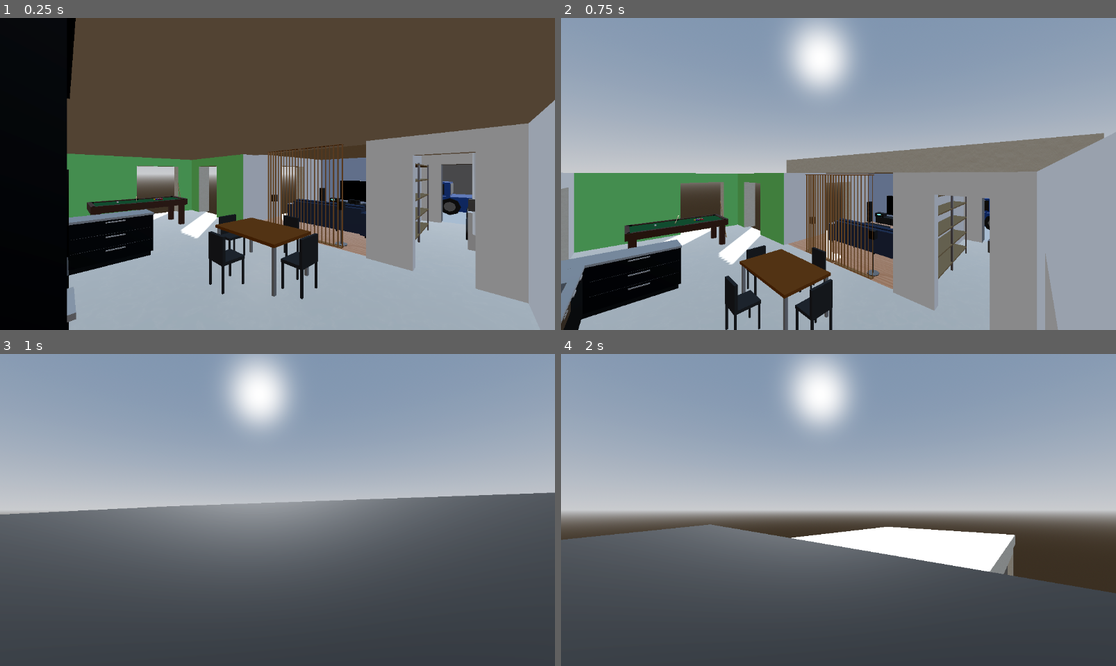
Above: before the commit, frames 1-4 (two rows, left to right).
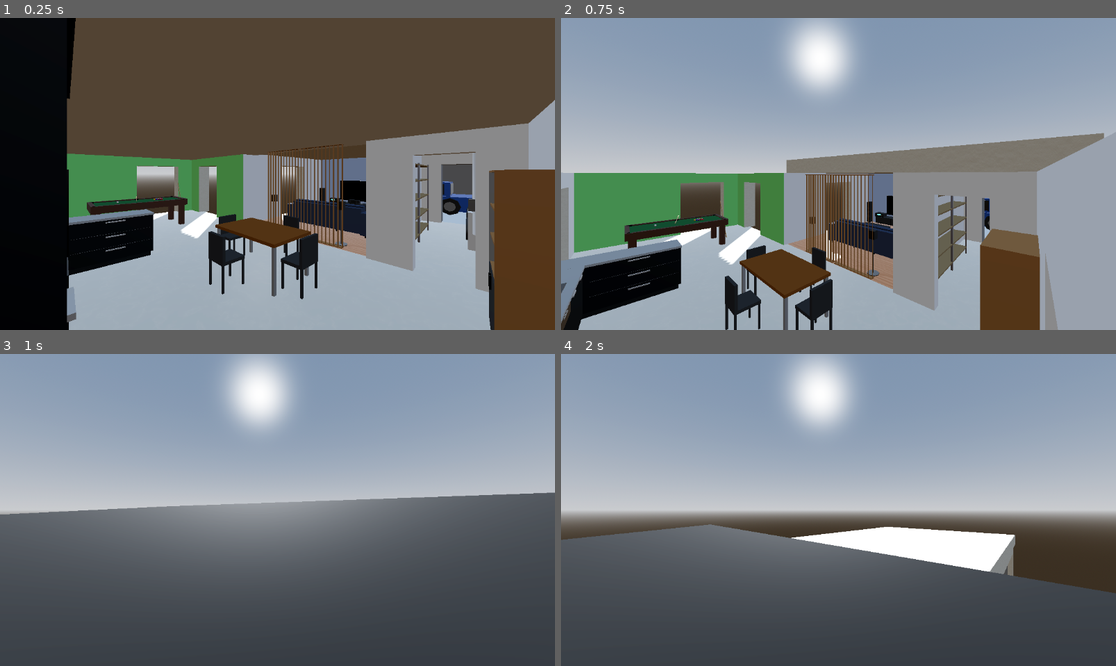
Above: after the commit, the same moments.

Repository: deneuxj/godot-ai
Game: Godot game, scene res://scenes/house building.tscn
The game is run twice, just before and just after one commit, with the same random seed, the same clock (stepped at 60 frames per second) and the same inputs.
Inputs (mouse positions are in pixels of both pictures, inside the frame that each line leads up to):
- Up to frame 1 (0.25 s): no input
- Up to frame 2 (0.75 s): tap Enter at 0.5 s; move the mouse to (960, 158) at 0.52 s; hold D from 0.53 s (still down); hold E from 0.53 s (still down); click (960, 158) at 0.67 s
- Up to frame 3 (1 s): keep holding D; keep holding E; tap Space at 0.77 s
- Up to frame 4 (2 s): release D at 1.25 s; release E at 1.25 s; drag from (727, 525) to (810, 572) at 1.27 s

The runs differ from the first frame. In frame 1, 6.1% of the frame differs, in the area x 87-100%, y 48-100%; in frame 2, 3.4%; in frame 3, nothing differs; in frame 4, nothing differs.

Commit message:
refactor: complete API key migration to EditorSettings and remove deprecated api_key exports
- Removed api_key exports from design docs and testing scenes.
- Updated requirements.md to reflect EditorSettings usage for API keys.
- Minor modifications to house building.tscn from recent local edits.

Diff:
--- a/project/scenes/house building.tscn
+++ b/project/scenes/house building.tscn
@@ -27,7 +27,6 @@
 [ext_resource type="PackedScene" path="res://scenes/filing_cabinet.tscn" id="24_ollkf"]
 [ext_resource type="PackedScene" path="res://scenes/floor_mat.tscn" id="25_fx61v"]
 [ext_resource type="PackedScene" path="res://scenes/office_cabinet.tscn" id="26_achnd"]
-[ext_resource type="PackedScene" uid="uid://t0737x06dtxa" path="res://scenes/wardrobe.tscn" id="27_mmqnu"]
 [ext_resource type="PackedScene" path="res://scenes/bedroom_rug.tscn" id="28_c8sqe"]
 [ext_resource type="PackedScene" path="res://scenes/double_bed.tscn" id="29_2q861"]
 [ext_resource type="PackedScene" path="res://scenes/nightstand.tscn" id="30_n6o0a"]
@@ -4040,6 +4039,9 @@
 [node name="GarageShelves" parent="Rooms" unique_id=498425922 instance=ExtResource("9_j4x6f")]
 transform = Transform3D(1, 0, 0, 0, 1, 0, 0, 0, 1, 9.537156, 0.04205346, 2.247442)
 
+[node name="BathroomCabinet" parent="Rooms" unique_id=749182312 instance=ExtResource("26_achnd")]
+transform = Transform3D(1, 0, 0, 0, 1, 0, 0, 0, 1, 12.531, 0, 0.751)
+
 [node name="Walls" type="Node3D" parent="." unique_id=1609764232]
 
 [node name="CHAMBRE_GAUCHE-CUISINE" type="CSGCombiner3D" parent="Walls" unique_id=1062983719]
@@ -4939,9 +4941,6 @@
 [node name="OfficeCabinet2" parent="." unique_id=131163787 instance=ExtResource("26_achnd")]
 transform = Transform3D(-4.371139e-08, 0, 1, 0, 1, 0, -1, 0, -4.371139e-08, 19.762, 0, -0.88536346)
 
-[node name="Wardrobe" parent="." unique_id=1331903854 instance=ExtResource("27_mmqnu")]
-transform = Transform3D(0.6688578, 0, 0, 0, 1, 0, 0, 0, 1, 17.387941, 0, 1.9840951)
-
 [node name="BedroomRug" parent="." unique_id=1343470322 instance=ExtResource("28_c8sqe")]
 transform = Transform3D(1, 0, 0, 0, 1, 0, 0, 0, 0.8365033, 17.8773, 0.021606505, 4.3818135)
 
@@ -4957,6 +4956,9 @@
 [node name="GuestWardrobe" parent="." unique_id=1175480839 instance=ExtResource("31_n6o0a")]
 transform = Transform3D(1, 0, 0, 0, 1, 0, 0, 0, 1, 20.531319, 0, 2.045779)
 
+[node name="GuestWardrobe2" parent="." unique_id=1655563363 instance=ExtResource("31_n6o0a")]
+transform = Transform3D(1, 0, 0, 0, 1, 0, 0, 0, 1, 17.508072, 0, 2.045779)
+
 [node name="SofaBed" parent="." unique_id=1100601175 instance=ExtResource("32_u02sr")]
 transform = Transform3D(-4.371139e-08, 0, 1, 0, 1, 0, -1, 0, -4.371139e-08, 20.037327, 0, 4.052187)
 
--- a/project/testing/test_openai_client.gd
+++ b/project/testing/test_openai_client.gd
@@ -12,7 +12,7 @@
 @export var api_endpoint: String = "http://localhost:1234"
 
 ## API key (leave empty for servers that don't require auth).
-@export var api_key: String = ""
+var api_key: String = ""
 
 ## Model name to use.
 @export var model_name: String = "local-model"
Not shown, changed: design/0001-node3d.md
Not shown, changed: design/0002-aiintg.md
Not shown, changed: design/0006-chat.md
Not shown, changed: requirements.md
